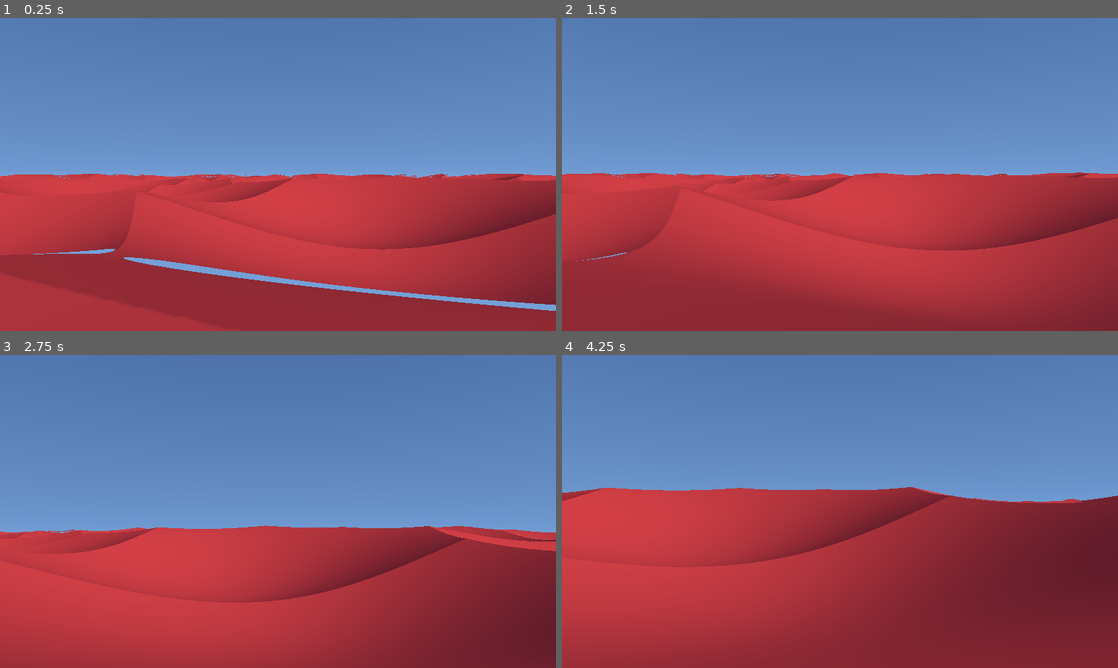
Above: before the commit, frames 1-4 (two rows, left to right).
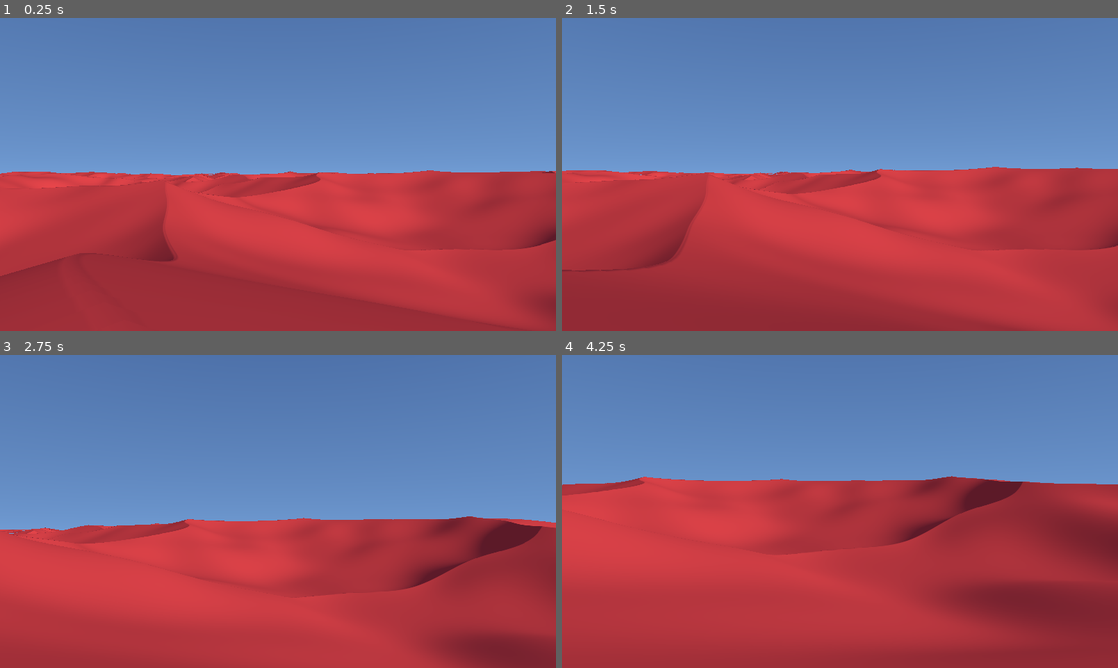
Above: after the commit, the same moments.

Repository: timo-eberl/realtime-graphics-exercises
Game: Godot game, scene res://scene.tscn
Two runs of this game, one before a commit and one after it. Both use one fixed random seed, a clock stepped at 60 frames per second and the inputs below.
Inputs (mouse positions are in pixels of both pictures, inside the frame that each line leads up to):
- Up to frame 1 (0.25 s): no input
- Up to frame 2 (1.5 s): tap Enter at 0.5 s; move the mouse to (867, 174) at 0.52 s; hold W (move_forward) from 0.53 s (still down); tap R at 0.6 s; move the mouse to (812, 174) at 1.27 s; tap M at 1.35 s
- Up to frame 3 (2.75 s): keep holding W (move_forward); move the mouse to (289, 505) at 2.02 s; tap N at 2.1 s
- Up to frame 4 (4.25 s): keep holding W (move_forward); move the mouse to (834, 517) at 2.77 s; tap L at 2.85 s; move the mouse to (878, 514) at 3.52 s; tap 1 at 3.6 s

The runs differ from the first frame. In frame 1, 12% of the frame differs, in the area x 0-100%, y 48-99%; in frame 2, 11%; in frame 3, 17%; in frame 4, 24%, in the area x 0-100%, y 38-96%.

Commit message:
tweak height function

Diff:
--- a/project-2/src/scene.gd
+++ b/project-2/src/scene.gd
@@ -134,7 +134,7 @@
 		camera_position += movement_update.x * right
 		camera_position.y += movement_update_y
 
-	camera_position.y = clamp(camera_position.y, MIN_CAM_POS_Y, MAX_CAM_POS_Y)
+		camera_position.y = clamp(camera_position.y, MIN_CAM_POS_Y, MAX_CAM_POS_Y)
 	set_shader_parameters();
 
 func set_shader_parameters():
--- a/project-2/src/scene.gdshader
+++ b/project-2/src/scene.gdshader
@@ -1,7 +1,7 @@
 shader_type canvas_item;
 // constants
-const float EPSILON = 0.1; // larger than 0, but so small every smaller value is negative
-const float GRADIENT_DT = 0.05; // big to hide artefacts from texture
+const float EPSILON = 0.5; // larger than 0, but so small every smaller value is negative
+const float GRADIENT_DT = 0.5;
 const int MAX_STEPS = 150; // ray march steps
 const float MAX_DISTANCE = 1000.0; // from surface; if we are that far, we won't hit anything
 // generic shader parameters ... (set from script)
@@ -20,6 +20,8 @@
 // tone mapper (set from script)
 uniform float l_white : hint_range(0.0, 10.0) = 1.0;
 uniform float exposure : hint_range(-10.0, 10.0) = 0.0;
+// textures
+uniform sampler2D noise_texture : filter_linear, repeat_enable;
 // used to generate the ray
 varying vec3 _camera_positon; varying vec3 _look_vector;
 // linearized colors
@@ -33,6 +35,7 @@
 #include "res://inc/sdf_primitives.gdshaderinc"
 #include "res://inc/matrices.gdshaderinc"
 #include "res://webgl-noise/src/cellular2x2.gdshaderinc"
+#include "res://webgl-noise/src/noise2D.gdshaderinc"
 
 vec3 sky(vec3 dir) {
 	dir = normalize(dir);
@@ -73,14 +76,21 @@
 	return sky(ray.dir);
 }
 
-float height_at(vec3 p) {
+float height_at(vec3 p, out float debug) {
 	float s = 250.0;
-	float height = cellular2x2(p.xz / s).x;
-	return smoothstep(0, 1, height) * 60.0;
+	vec2 uv = p.xz / s;
+	// float noise = texture(noise_texture, uv * 2.0).x;
+	float noise = snoise(uv * 2.5) * 0.7;
+	uv += noise * 0.1;
+	debug = noise;
+	float height = cellular2x2(uv).x;
+	height = smoothstep(0, 1, height);
+	return height * 60.0;
 }
 
 float sdf(vec3 p) {
-	float ground = sdPlane(p, vec3(0,1,0), 1.0-height_at(p));
+	float debug;
+	float ground = sdPlane(p, vec3(0,1,0), 1.0-height_at(p, debug));
 	return ground;
 }
 
@@ -108,6 +118,8 @@
 
 	if (d < EPSILON) { // shade surface
 		vec3 normal = normalize(gradient(p));
+		float debug;
+		height_at(p, debug);
 		return shade(_color_b, p, normal);
 	} else {
 		return background(ray);
@@ -123,7 +135,8 @@
 	mat3 rotation = mat3_rotate_y(azimuth) * mat3_rotate_x(elevation);
 	forward = rotation * forward; right = rotation * right; up = rotation * up;
 	_camera_positon = camera_position;
-	_camera_positon.y += height_at(camera_position);
+	float debug;
+	_camera_positon.y += height_at(camera_position, debug);
 	// scale camera for FoV and focal length
 	// our y coordinate system is 2 high, from -1.0 to 1,0
 	float focal_length = 2.0 / (2.0 * tan(vertical_fov_radians * 0.5));
--- a/project-2/src/scene.tscn
+++ b/project-2/src/scene.tscn
@@ -1,7 +1,19 @@
-[gd_scene load_steps=4 format=3 uid="uid://hvoagqtln2c4"]
+[gd_scene load_steps=6 format=3 uid="uid://hvoagqtln2c4"]
 
 [ext_resource type="Script" path="res://scene.gd" id="1_pttkg"]
 [ext_resource type="Shader" path="res://scene.gdshader" id="1_vrx5x"]
+
+[sub_resource type="FastNoiseLite" id="FastNoiseLite_wp1ca"]
+noise_type = 5
+frequency = 0.0032
+fractal_octaves = 1
+
+[sub_resource type="NoiseTexture2D" id="NoiseTexture2D_ok784"]
+width = 1024
+height = 1024
+seamless = true
+seamless_blend_skirt = 0.35
+noise = SubResource("FastNoiseLite_wp1ca")
 
 [sub_resource type="ShaderMaterial" id="ShaderMaterial_vpmjg"]
 shader = ExtResource("1_vrx5x")
@@ -19,7 +31,7 @@
 shader_parameter/color_c = null
 shader_parameter/color_d = null
 shader_parameter/aspect_ratio = 1.77778
-shader_parameter/camera_position = Vector3(179.71, 2, -341.89)
+shader_parameter/camera_position = Vector3(151.82, 2, -387.02)
 shader_parameter/azimuth = 0.0
 shader_parameter/elevation = 0.0
 shader_parameter/vertical_fov_radians = 0.785398
@@ -30,6 +42,7 @@
 shader_parameter/cos_sun_radius = 0.999799
 shader_parameter/l_white = 2.0
 shader_parameter/exposure = 0.0
+shader_parameter/noise_texture = SubResource("NoiseTexture2D_ok784")
 
 [node name="Scene" type="Control"]
 layout_mode = 3
@@ -43,7 +56,7 @@
 horizon_color = Color(0.513087, 0.7043, 0.946755, 1)
 sun_direction = Vector3(0.5, 0.3, 0.7)
 sun_radius_degrees = 1.15
-camera_position = Vector3(179.71, 2, -341.89)
+camera_position = Vector3(151.82, 2, -387.02)
 movement_speed = 20.0
 
 [node name="Panel" type="Panel" parent="."]
Not shown, added: project-2/src/webgl-noise/src/noise2D.gdshaderinc
